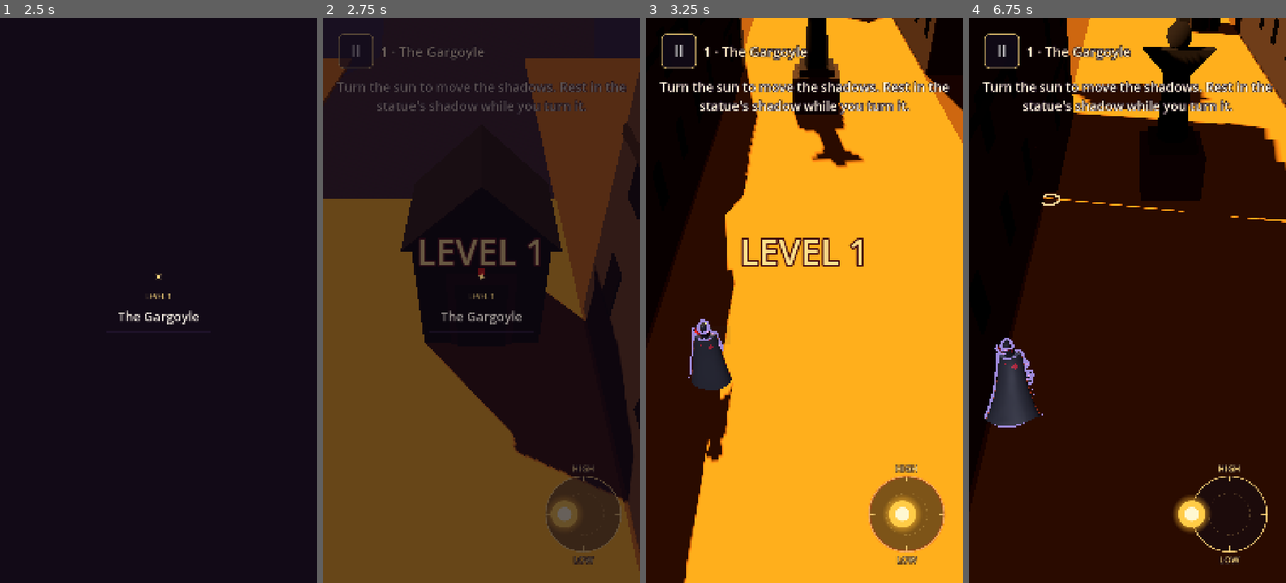
Above: before the commit, frames 1-4 (left to right).
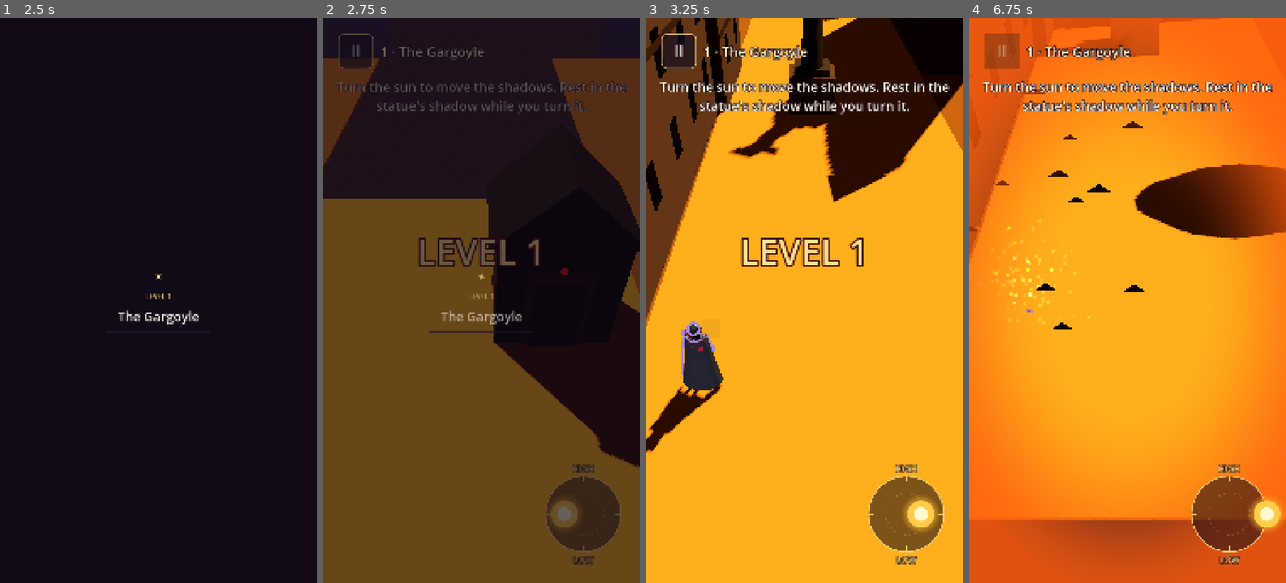
Above: after the commit, the same moments.

Repository: prateekroonwal-capsitech/DraculaRun
Game: Godot game, scene res://game/scenes/boot/Boot.tscn
Two runs of this game, one before a commit and one after it. Both use one fixed random seed, a clock stepped at 60 frames per second and the inputs below.
Inputs (mouse positions are in pixels of both pictures, inside the frame that each line leads up to):
- Up to frame 1 (2.5 s): click "Play" at 0.5 s; click "Play" at 1.25 s; click (85, 260) at 2.02 s
- Up to frame 2 (2.75 s): no input
- Up to frame 3 (3.25 s): tap Enter at 2.75 s; move the mouse to (874, 272) at 2.77 s; hold E (sun_right) from 2.78 s (still down); click (874, 272) at 2.92 s
- Up to frame 4 (6.75 s): release E (sun_right) at 3.5 s; drag from (1064, 328) to (1111, 413) at 3.52 s; move the mouse to (1159, 176) at 4.27 s; hold E (sun_right) 4.28-5 s; drag from (1111, 413) to (1032, 215) at 5.02 s; move the mouse to (1222, 385) at 5.77 s; hold Q (sun_left) 5.78-6.5 s; drag from (1032, 215) to (1079, 159) at 6.52 s

Frame 1 is identical in both runs. In frame 2, 22% of the frame differs, in the area x 0-100%, y 7-98%; in frame 3, 33%; in frame 4, 97%, in the area x 0-100%, y 0-100%.

Commit message:
camera intro issue fixed

Diff:
--- a/game/scenes/gameplay/shadow_run/ShadowRunFeature.gd
+++ b/game/scenes/gameplay/shadow_run/ShadowRunFeature.gd
@@ -590,8 +590,10 @@
 ## Shows the chosen control, re-frames the camera for that play view.
 func _apply_sun_mode(mode: SunInput.Mode) -> void:
 	_sun_mode = mode
-	hud.set_sun_mode(mode)
-	run_camera.distance = camera_distance_joystick if mode == SunInput.Mode.JOYSTICK else camera_distance_slider
+	if hud and is_instance_valid(hud):
+		hud.set_sun_mode(mode)
+	if run_camera and is_instance_valid(run_camera):
+		run_camera.distance = camera_distance_joystick if mode == SunInput.Mode.JOYSTICK else camera_distance_slider
 
 ## Pause panel switch: apply now (visible on resume) and persist across levels / restarts.
 func _on_sun_mode_chosen(mode: SunInput.Mode) -> void:
@@ -643,14 +645,15 @@
 	if event.device == InputEvent.DEVICE_ID_EMULATION:
 		return
 
-	# Intro intercept: any tap/click skips the intro and immediately begins PLAYING
+	# Intro intercept: any tap/click skips the intro and blends smoothly to start pose
 	if state == LevelState.INTRO or (run_camera and run_camera.is_intro_playing()):
 		if (event is InputEventScreenTouch and (event as InputEventScreenTouch).pressed) or \
 		   (event is InputEventMouseButton and (event as InputEventMouseButton).pressed):
 			_log("Input intercepted during INTRO -> skip_intro")
-			if run_camera:
+			if run_camera and run_camera.is_intro_playing():
 				run_camera.skip_intro()
-			set_state(LevelState.PLAYING)
+			else:
+				set_state(LevelState.PLAYING)
 			get_viewport().set_input_as_handled()
 		return
 
@@ -891,7 +894,9 @@
 	_edge_lead_blend = 0.0
 	dracula.set_drag_state(false, false)
 	var grid := level.grid
-	var world: Variant = _drag_world_pos if _drag_world_pos != null else (ground_point(viewport_pos) if hud.is_in_play_view(viewport_pos) else null)
+	var world: Variant = _drag_world_pos
+	if world == null and hud and hud.is_in_play_view(viewport_pos):
+		world = ground_point(viewport_pos)
 	_drag_world_pos = null
 	if world == null:
 		_settle_marker_on_drag_dest()
--- a/game/scenes/gameplay/shadow_run/camera/RunCameraController.gd
+++ b/game/scenes/gameplay/shadow_run/camera/RunCameraController.gd
@@ -86,8 +86,8 @@
 @export var intro_hold_time: float = 0.6
 ## Time to smoothly pan from Goal to Dracula (seconds).
 @export var intro_pan_time: float = 1.5
-## Option to automatically skip intro after first play.
-@export var skip_intro_after_first_play: bool = true
+## Time to blend from current intro pose to start pose when player taps to skip (seconds).
+@export var intro_skip_blend_time: float = 0.3
 
 @export_group("Death cam")
 @export var death_height: float = 6.0
@@ -145,6 +145,9 @@
 var _intro_tween: Tween = null
 var _is_planning_active: bool = false
 var _intro_ended: bool = false
+var _is_skipping_intro: bool = false
+var _start_pose: Dictionary = {}
+var _goal_pose: Dictionary = {}
 var _save_mgr: SaveManager = null
 var _level_id: String = ""
 
@@ -177,6 +180,14 @@
 	set_process(true)
 	set_physics_process(false)
 
+func _exit_tree() -> void:
+	if _intro_tween and _intro_tween.is_valid():
+		_intro_tween.kill()
+		_intro_tween = null
+	if _planning_tween and _planning_tween.is_valid():
+		_planning_tween.kill()
+		_planning_tween = null
+
 # ── Screen & Projection Math ───────────────────────────────────────────────
 
 func get_play_view_rect() -> Rect2:
@@ -278,23 +289,93 @@
 	_cur_height = height
 	_cur_pitch = pitch_degrees
 
+# ── Gameplay Pose Calculation ──────────────────────────────────────────────
+
+## Computes the exact camera pose that frames target_pos in gameplay mode
+## (taking into account screen-space anchor, safe box, soft zone, lateral follow, and level bounds).
+func get_gameplay_start_pose(target_pos: Vector3) -> Dictionary:
+	var play_rect := get_play_view_rect()
+	var S_min_x := play_rect.position.x + play_rect.size.x * safe_box_margin_h
+	var S_max_x := play_rect.end.x - play_rect.size.x * safe_box_margin_h
+	var S_min_y := play_rect.position.y + play_rect.size.y * safe_box_margin_v
+	var S_max_y := play_rect.end.y - play_rect.size.y * safe_box_margin_v
+
+	var soft_w := play_rect.size.x * soft_zone_margin
+	var soft_h := play_rect.size.y * soft_zone_margin
+	var Z_min_x := S_min_x + soft_w
+	var Z_max_x := S_max_x - soft_w
+	var Z_min_y := S_min_y + soft_h
+	var Z_max_y := S_max_y - soft_h
+
+	var target_anchor_x := clampf(play_rect.position.x + play_rect.size.x * base_anchor_x, Z_min_x, Z_max_x)
+	var target_anchor_y := clampf(play_rect.position.y + play_rect.size.y * base_anchor_y, Z_min_y, Z_max_y)
+
+	var pitch_r := deg_to_rad(_cur_pitch)
+	var cam_pos := camera_pos_for_screen_target(target_pos, target_anchor_x, target_anchor_y, _cur_height, pitch_r)
+
+	if lateral_follow < 0.99:
+		var center_cam := camera_pos_for_screen_target(Vector3(center_x, 0.0, target_pos.z), target_anchor_x, target_anchor_y, _cur_height, pitch_r)
+		cam_pos.x = lerpf(center_cam.x, cam_pos.x, lateral_follow)
+
+	if enable_level_bounds and level_bounds.size.x > 0.0 and level_bounds.size.y > 0.0:
+		cam_pos.x = clampf(cam_pos.x, level_bounds.position.x, level_bounds.end.x)
+		cam_pos.z = clampf(cam_pos.z, level_bounds.position.y + _cur_distance, level_bounds.end.y + _cur_distance)
+
+	# Safe box ALWAYS wins!
+	var proj_screen := project_to_screen(cam_pos, target_pos, pitch_r)
+	var clamped_sx := clampf(proj_screen.x, S_min_x, S_max_x)
+	var clamped_sy := clampf(proj_screen.y, S_min_y, S_max_y)
+	if absf(clamped_sx - proj_screen.x) > 0.01 or absf(clamped_sy - proj_screen.y) > 0.01:
+		var req_cam := camera_pos_for_screen_target(target_pos, clamped_sx, clamped_sy, _cur_height, pitch_r)
+		cam_pos.x = req_cam.x
+		cam_pos.z = req_cam.z
+
+	cam_pos.y = _cur_height
+	var focus := Vector3(cam_pos.x, 0.0, cam_pos.z - _cur_distance)
+	var rot := Vector3(-pitch_r, 0.0, 0.0)
+
+	return {
+		"position": cam_pos,
+		"rotation": rot,
+		"distance": _cur_distance,
+		"pitch": _cur_pitch,
+		"height": _cur_height,
+		"focus_pos": focus,
+		"anchor": Vector2(target_anchor_x, target_anchor_y)
+	}
+
+func _apply_intro_step(pos: Vector3, pitch: float, dist: float, h: float) -> void:
+	_cam_world_pos = pos
+	_cur_pitch = pitch
+	_cur_distance = dist
+	_cur_height = h
+	_focus_pos.x = pos.x
+	_focus_pos.y = 0.0
+	_focus_pos.z = pos.z - dist
+	_apply()
+
 # ── Follow API ────────────────────────────────────────────────────
 
 func follow(target: Node3D) -> void:
 	_target = target
-	var tp := _get_target_pos()
+	var tp: Vector3 = _get_target_pos()
 	_prev_target_pos = tp
-	var play_rect := get_play_view_rect()
-	var init_anchor_x := play_rect.position.x + play_rect.size.x * base_anchor_x
-	var init_anchor_y := play_rect.position.y + play_rect.size.y * base_anchor_y
-	var init_cam := camera_pos_for_screen_target(tp, init_anchor_x, init_anchor_y, _cur_height, deg_to_rad(_cur_pitch))
-	_cam_world_pos = init_cam
-	_focus_pos = Vector3(init_cam.x, 0.0, init_cam.z - _cur_distance)
-	_apply()
+	var pose: Dictionary = get_gameplay_start_pose(tp)
+	_start_pose = pose
+	var s_pos: Vector3 = pose.get("position", _cam_world_pos)
+	var s_pitch: float = pose.get("pitch", _cur_pitch)
+	var s_dist: float = pose.get("distance", _cur_distance)
+	var s_h: float = pose.get("height", _cur_height)
+	_apply_intro_step(s_pos, s_pitch, s_dist, s_h)
+	_cur_la_offset_x = 0.0
+	_cur_la_offset_y = 0.0
 	set_process(true)
 
 func stop_follow() -> void:
 	_target = null
+	if _intro_tween and _intro_tween.is_valid():
+		_intro_tween.kill()
+		_intro_tween = null
 	_check_idle()
 
 func _get_target_pos() -> Vector3:
@@ -309,23 +390,8 @@
 	_save_mgr = save_mgr
 	_level_id = level_id
 	_intro_ended = false
+	_is_skipping_intro = false
 	_log("play_intro: goal=%s start=%s level_id=%s" % [str(goal_pos), str(start_pos), level_id])
-
-	if skip_intro_after_first_play and save_mgr != null and level_id != "":
-		var seen_key := "intro_seen_level_" + level_id
-		if save_mgr.get_custom_data(seen_key, false) == true:
-			_log("intro already seen, skipping to Dracula")
-			_mode = Mode.FOLLOW
-			var play_rect := get_play_view_rect()
-			var ax := play_rect.position.x + play_rect.size.x * base_anchor_x
-			var ay := play_rect.position.y + play_rect.size.y * base_anchor_y
-			var c := camera_pos_for_screen_target(start_pos, ax, ay, _cur_height, deg_to_rad(_cur_pitch))
-			_cam_world_pos = c
-			_focus_pos = Vector3(c.x, 0.0, c.z - _cur_distance)
-			_apply()
-			_intro_ended = true
-			intro_finished.emit()
-			return
 
 	_mode = Mode.INTRO
 	set_process(true)
@@ -333,67 +399,127 @@
 	if _intro_tween and _intro_tween.is_valid():
 		_intro_tween.kill()
 
-	# Start framing the Goal
-	var play_rect := get_play_view_rect()
-	var ax := play_rect.position.x + play_rect.size.x * base_anchor_x
-	var ay := play_rect.position.y + play_rect.size.y * base_anchor_y
-	var goal_cam := camera_pos_for_screen_target(goal_pos, ax, ay, _cur_height, deg_to_rad(_cur_pitch))
-	var start_cam := camera_pos_for_screen_target(start_pos, ax, ay, _cur_height, deg_to_rad(_cur_pitch))
-
-	_cam_world_pos = goal_cam
-	_focus_pos = Vector3(goal_cam.x, 0.0, goal_cam.z - _cur_distance)
-	_apply()
-
-	# Safety watchdog timer
-	var timeout: float = intro_hold_time + intro_pan_time + 1.0
+	var actual_start_pos := start_pos
+	if _target != null and is_instance_valid(_target):
+		actual_start_pos = _get_target_pos()
+
+	_start_pose = get_gameplay_start_pose(actual_start_pos)
+	_goal_pose = get_gameplay_start_pose(goal_pos)
+
+	# Frame the Goal at the start of the intro
+	var g_pos: Vector3 = _goal_pose.get("position", Vector3.ZERO)
+	var g_pitch: float = _goal_pose.get("pitch", _cur_pitch)
+	var g_dist: float = _goal_pose.get("distance", _cur_distance)
+	var g_h: float = _goal_pose.get("height", _cur_height)
+	_apply_intro_step(g_pos, g_pitch, g_dist, g_h)
+
+	# Safety watchdog timer: guarantees intro will finish even if tweens fail or stall
+	var timeout: float = intro_hold_time + intro_pan_time + intro_skip_blend_time + 1.5
 	get_tree().create_timer(timeout, false, false, true).timeout.connect(func() -> void:
 		if _mode == Mode.INTRO and not _intro_ended:
 			_log("intro safety watchdog timeout fired!")
 			_end_intro()
 	)
 
+	var s_pos: Vector3 = _start_pose.get("position", Vector3.ZERO)
+	var s_pitch: float = _start_pose.get("pitch", _cur_pitch)
+	var s_dist: float = _start_pose.get("distance", _cur_distance)
+	var s_h: float = _start_pose.get("height", _cur_height)
+
 	_intro_tween = create_tween()
 	_intro_tween.set_pause_mode(Tween.TWEEN_PAUSE_PROCESS)
-	_intro_tween.tween_interval(intro_hold_time)
+	if intro_hold_time > 0.0:
+		_intro_tween.tween_interval(intro_hold_time)
+
+	var pan_dur: float = maxf(intro_pan_time, 0.05)
 	_intro_tween.tween_method(
-		func(val: float) -> void:
-			_cam_world_pos.z = val
-			_focus_pos.z = val - _cur_distance
-			_apply(),
-		goal_cam.z,
-		start_cam.z,
-		intro_pan_time
+		func(t: float) -> void:
+			var p: Vector3 = g_pos.lerp(s_pos, t)
+			var pitch: float = lerpf(g_pitch, s_pitch, t)
+			var dist: float = lerpf(g_dist, s_dist, t)
+			var h: float = lerpf(g_h, s_h, t)
+			_apply_intro_step(p, pitch, dist, h),
+		0.0,
+		1.0,
+		pan_dur
 	).set_trans(Tween.TRANS_QUAD).set_ease(Tween.EASE_IN_OUT)
 
 	_intro_tween.finished.connect(_end_intro)
 
 func skip_intro() -> void:
-	if _mode != Mode.INTRO or _intro_ended:
+	if _mode != Mode.INTRO or _intro_ended or _is_skipping_intro:
 		return
-	_log("skip_intro called by player tap")
-	_end_intro()
+	_log("skip_intro called by player tap (blend_time=%.2f)" % intro_skip_blend_time)
+	_is_skipping_intro = true
+
+	if _intro_tween and _intro_tween.is_valid():
+		_intro_tween.kill()
+
+	if intro_skip_blend_time <= 0.01:
+		_end_intro()
+		return
+
+	var from_pos: Vector3 = _cam_world_pos
+	var from_pitch: float = _cur_pitch
+	var from_dist: float = _cur_distance
+	var from_h: float = _cur_height
+	var s_pos: Vector3 = _start_pose.get("position", _cam_world_pos)
+	var s_pitch: float = _start_pose.get("pitch", _cur_pitch)
+	var s_dist: float = _start_pose.get("distance", _cur_distance)
+	var s_h: float = _start_pose.get("height", _cur_height)
+
+	_intro_tween = create_tween()
+	_intro_tween.set_pause_mode(Tween.TWEEN_PAUSE_PROCESS)
+	_intro_tween.tween_method(
+		func(t: float) -> void:
+			var p: Vector3 = from_pos.lerp(s_pos, t)
+			var pitch: float = lerpf(from_pitch, s_pitch, t)
+			var dist: float = lerpf(from_dist, s_dist, t)
+			var h: float = lerpf(from_h, s_h, t)
+			_apply_intro_step(p, pitch, dist, h),
+		0.0,
+		1.0,
+		intro_skip_blend_time
+	).set_trans(Tween.TRANS_QUAD).set_ease(Tween.EASE_OUT)
+
+	_intro_tween.finished.connect(_end_intro)
 
 func _end_intro() -> void:
 	if _intro_ended or _mode != Mode.INTRO:
 		return
 	_intro_ended = true
-	_mode = Mode.FOLLOW
+	_is_skipping_intro = false
 	if _intro_tween and _intro_tween.is_valid():
 		_intro_tween.kill()
 		_intro_tween = null
+
+	# Initialize follow camera internal state to exact start pose
+	if not _start_pose.is_empty():
+		var s_pos: Vector3 = _start_pose.get("position", _cam_world_pos)
+		var s_pitch: float = _start_pose.get("pitch", _cur_pitch)
+		var s_dist: float = _start_pose.get("distance", _cur_distance)
+		var s_h: float = _start_pose.get("height", _cur_height)
+		_apply_intro_step(s_pos, s_pitch, s_dist, s_h)
+	elif _target:
+		_start_pose = get_gameplay_start_pose(_get_target_pos())
+		var s_pos: Vector3 = _start_pose.get("position", _cam_world_pos)
+		var s_pitch: float = _start_pose.get("pitch", _cur_pitch)
+		var s_dist: float = _start_pose.get("distance", _cur_distance)
+		var s_h: float = _start_pose.get("height", _cur_height)
+		_apply_intro_step(s_pos, s_pitch, s_dist, s_h)
+
+	# Reset look-ahead to zero
+	_cur_la_offset_x = 0.0
+	_cur_la_offset_y = 0.0
+
+	# Reset previous target position so initial velocity is 0
 	if _target:
-		var tp := _get_target_pos()
-		var play_rect := get_play_view_rect()
-		var ax := play_rect.position.x + play_rect.size.x * base_anchor_x
-		var ay := play_rect.position.y + play_rect.size.y * base_anchor_y
-		var c := camera_pos_for_screen_target(tp, ax, ay, _cur_height, deg_to_rad(_cur_pitch))
-		_cam_world_pos = c
-		_focus_pos = Vector3(c.x, 0.0, c.z - _cur_distance)
+		_prev_target_pos = _get_target_pos()
+
+	_mode = Mode.FOLLOW
 	_apply()
-	if _save_mgr != null and _level_id != "":
-		_save_mgr.set_custom_data("intro_seen_level_" + _level_id, true)
-		_save_mgr.save_local()
-	_log("intro finished -> FOLLOW")
+
+	_log("intro finished -> Mode.FOLLOW at %s" % str(_cam_world_pos))
 	intro_finished.emit()
 
 func is_intro_playing() -> bool:
